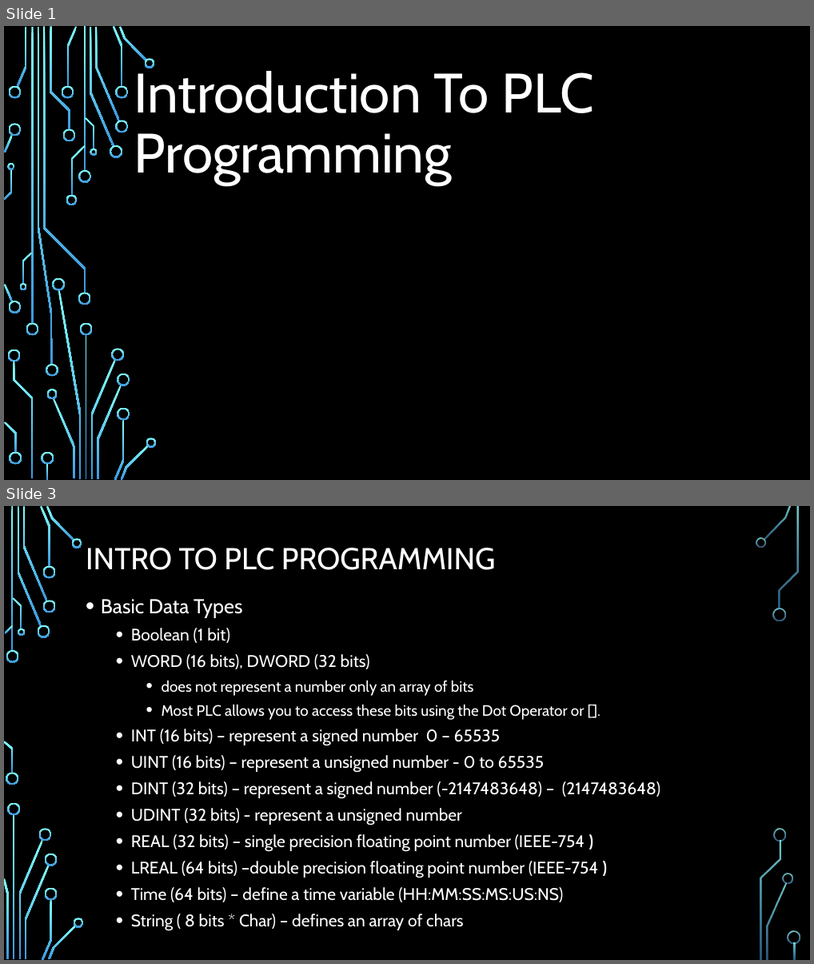
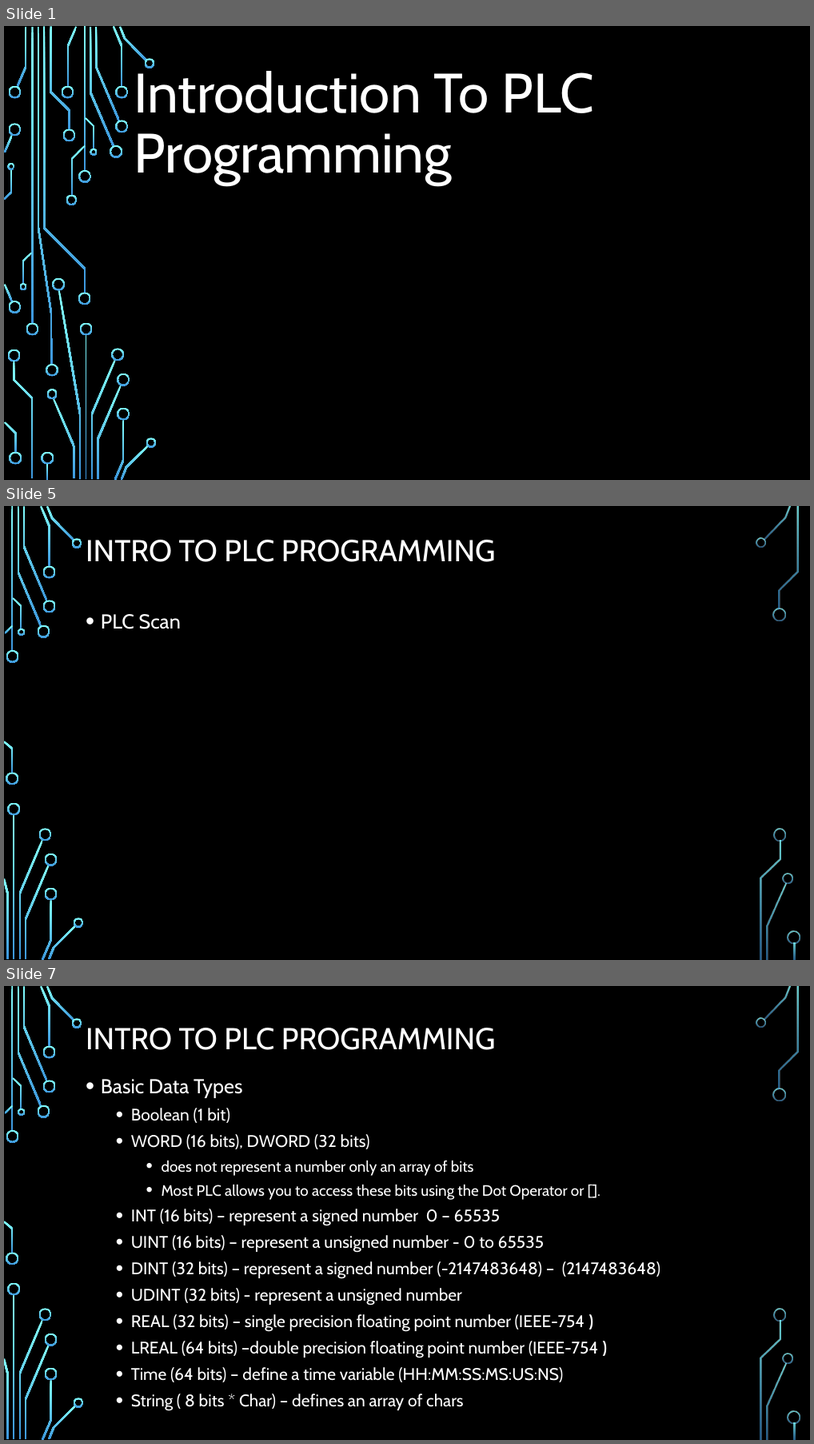
Before and after one commit to ramo1266/PLCProgrammingCourse, a slide deck: PowerPoint/Introduction To PLC programming.pptx. Shown one above the other, each under a label of ours: slides 1 and 3 before the commit, slides 1, 5 and 7 after it; the slides between them are not shown. The pictures are 814x964 and 814x1444 pixels, drawn with LibreOffice and Linux fonts; fonts in the diff are those of the drawing; background and template pictures are left out. Boxes give left, top, right and bottom in pixels: in the first picture for what was removed or moved away, otherwise in the second. Text is boxed around its words. In the diff, an @@ line names an element or a change of style, - is before the commit and + after.

```diff
--- a/PowerPoint/Introduction To PLC programming.pptx
+++ b/PowerPoint/Introduction To PLC programming.pptx
@@ slide 5 added at bbox=[4, 506, 810, 960], background picture (left out); not listed: 36 template elements that a slide beside it also shows @@
@@ title added at bbox=[86, 540, 496, 562], 36 pt, text #FFFFFF @@
+INTRO TO PLC PROGRAMMING
@@ text added at bbox=[101, 614, 181, 629], 24 pt, text #FFFFFF @@
+• PLC Scan
@@ what was slide 3 is now slide 7 @@
```
Also in this commit, not shown: 4 slides changed, 1 other slide added, 8 slides removed, 3 other files.
